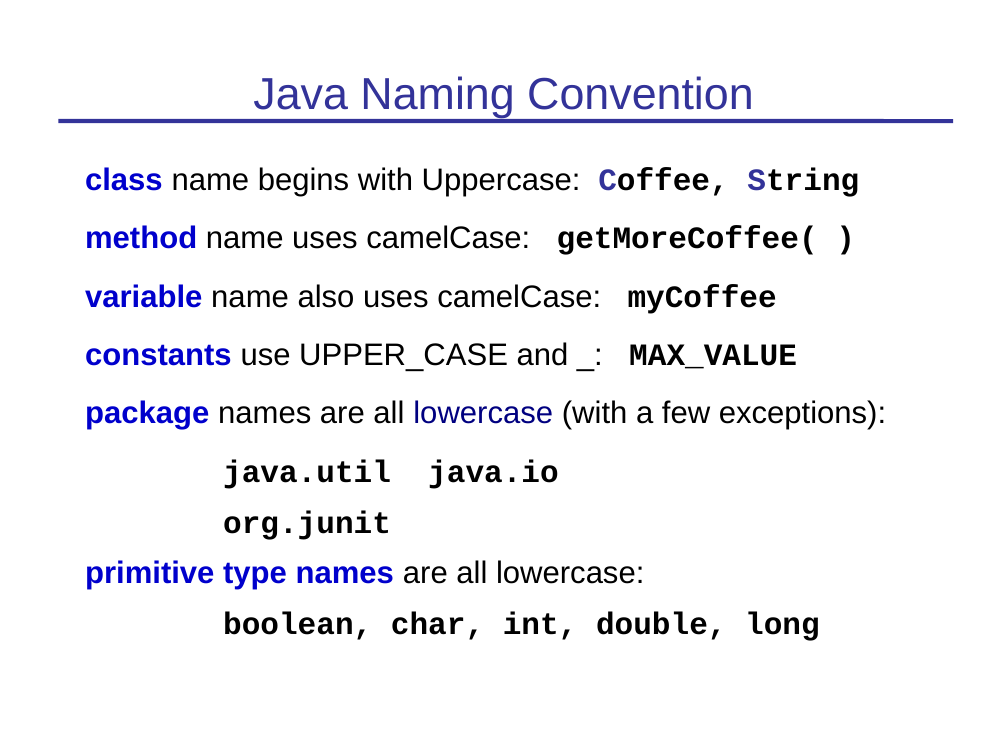
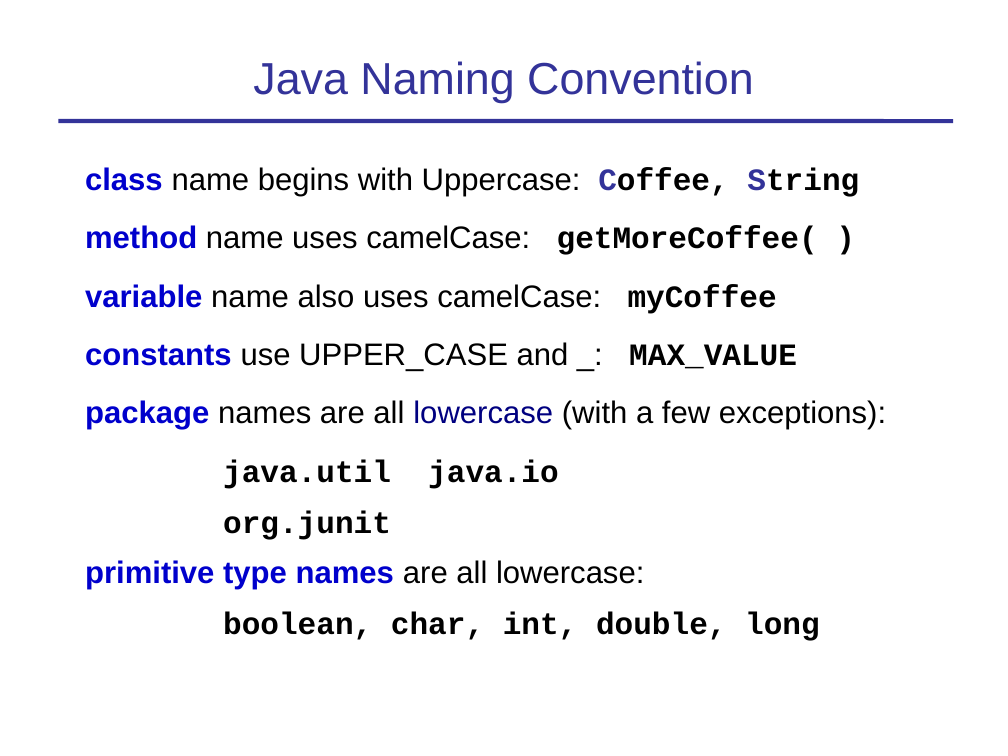
Before and after one commit to skeoop/skeoop.github.io, a slide deck: slide 2 of week1/2-Coding-Standard-and-Javadoc.ppt. Drawn at 1008x756 pixels with LibreOffice and Linux fonts; fonts in the diff are those of the drawing. Boxes give left, top, right and bottom in pixels: in the first picture for what was removed or moved away, otherwise in the second. Text is boxed around its words. In the diff, an @@ line names an element or a change of style, - is before the commit and + after.

```diff
--- a/week1/2-Coding-Standard-and-Javadoc.ppt
+++ b/week1/2-Coding-Standard-and-Javadoc.ppt
@@ title "Java Naming Convention" at <box>253,61,754,103</box>: vertical alignment bottom to middle @@
```
Also in this commit, not shown: 2 other slides changed, 4 other files.
